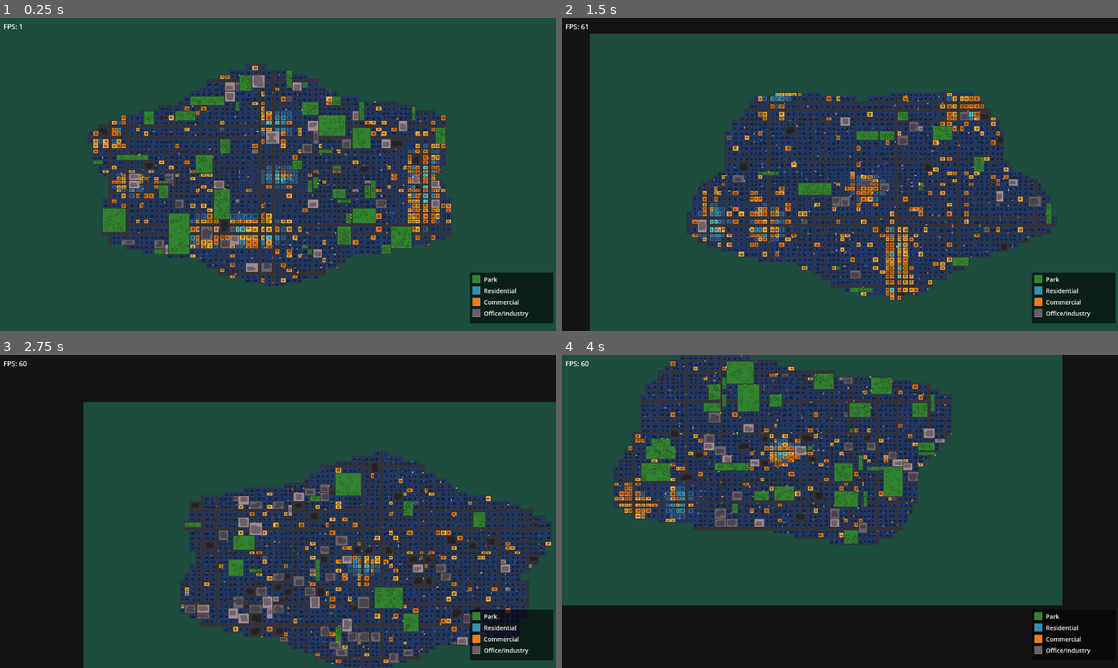
Above: before the commit, frames 1-4 (two rows, left to right).
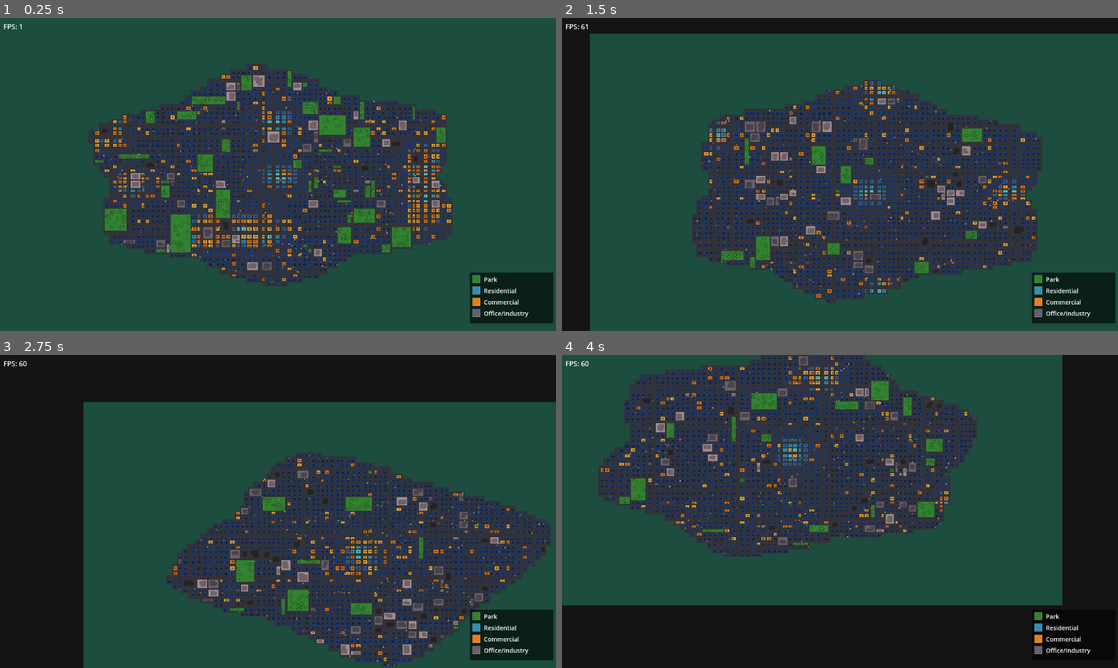
Above: after the commit, the same moments.

Repository: estebanm123/transit
Game: Godot game, scene res://Main.tscn
Same seed, same stepped clock (60 frames per second), same inputs: the game is played once before the commit and once after it.
Inputs (mouse positions are in pixels of both pictures, inside the frame that each line leads up to):
- Up to frame 1 (0.25 s): no input
- Up to frame 2 (1.5 s): tap Enter at 0.5 s; move the mouse to (962, 158) at 0.52 s; tap R at 0.6 s; click (962, 158) at 0.67 s; drag from (728, 190) to (812, 237) at 1.27 s
- Up to frame 3 (2.75 s): move the mouse to (333, 442) at 2.02 s; tap R at 2.1 s; click (333, 442) at 2.17 s
- Up to frame 4 (4 s): drag from (812, 574) to (673, 464) at 2.77 s; move the mouse to (1006, 558) at 3.52 s; tap R at 3.6 s; click (1006, 558) at 3.67 s

The runs differ from the first frame. In frame 1, 15% of the frame differs, in the area x 15-82%, y 14-86%; in frame 2, 26%, in the area x 22-89%, y 20-92%; in frame 3, 24%; in frame 4, 25%.

Commit message:
Car fixes

Diff:
--- a/City.gd
+++ b/City.gd
@@ -7,9 +7,9 @@
 const Rows: int = 60
 const StreetW: int = 14
 
-const WArterial: float = 8.0
-const WCollector: float = 4.0
-const WLocal: float = 1.5
+const WArterial: float = 10.1
+const WCollector: float = 6.1
+const WLocal: float = 3.6
 
 const CCountryside: Color = Palette.CGreenDark
 const CStreet: Color = Palette.CGrayDeep
--- a/Traffic.gd
+++ b/Traffic.gd
@@ -1,9 +1,9 @@
 class_name Traffic extends RefCounted
 
 const CarCount: int = 200
-const CarSpeedMin: float = 12.5
-const CarSpeedMax: float = 27.5
-const CarLength: float = 3.5
+const CarSpeedMin: float = 4.25
+const CarSpeedMax: float = 9.35
+const CarLength: float = 2.8
 const CarWidth: float = 1.8
 
 const CarColors: Array[Color] = [
@@ -20,6 +20,8 @@
 const PhaseEW: int = 1
 const StopOffset: float = CarLength * 2.0
 const BrakingDistance: float = 18.0
+
+const ArterialSpeedMultiplier: float = 2.0
 
 const ZoneWeights: Dictionary = {
     Zone.Park: 2,
@@ -241,7 +243,9 @@
     var forward: Vector2 = (segEnd - segStart) / segLength
     var streetWidth: float = city.horzStreetWidths[fromHorzStreet] \
             if isHorizontalSegment else city.vertStreetWidths[fromVertStreet]
-    var desiredSpeed: float = _rng.randf_range(CarSpeedMin, CarSpeedMax)
+    var baseSpeed: float = _rng.randf_range(CarSpeedMin, CarSpeedMax)
+    var speedMult: float = ArterialSpeedMultiplier if streetWidth >= City.WArterial else 1.0
+    var desiredSpeed: float = baseSpeed * speedMult
 
     return {
         "fromVertStreet": fromVertStreet,
@@ -249,6 +253,7 @@
         "toVertStreet": toVertStreet,
         "toHorzStreet": toHorzStreet,
         "progress": _rng.randf(),
+        "baseSpeed": baseSpeed,
         "desiredSpeed": desiredSpeed,
         "currentSpeed": desiredSpeed,
         "segLength": segLength,
@@ -260,6 +265,7 @@
         "goalTile": Vector2i(0, 0),
         "goalIntersection": Vector2i(0, 0),
         "goalHops": 0,
+        "segmentHistory": [],
     }
 
 
@@ -349,10 +355,26 @@
     var streetWidth: float = city.horzStreetWidths[arrivedHorzStreet] \
             if isHorizontalSegment else city.vertStreetWidths[arrivedVertStreet]
     car.laneOffset = _calcLaneOffset(car.forward, streetWidth)
+    car.desiredSpeed = car.baseSpeed \
+            * (ArterialSpeedMultiplier if streetWidth >= City.WArterial else 1.0)
 
     car.progress = overflow / car.segLength
 
     _insertIntoSegment(car)
+
+    var seg := Vector4i(car.fromVertStreet, car.fromHorzStreet,
+            car.toVertStreet, car.toHorzStreet)
+    car.segmentHistory.append(seg)
+    if car.segmentHistory.size() > 8:
+        car.segmentHistory.pop_front()
+    if car.segmentHistory.size() == 8:
+        var looping: bool = true
+        for i in range(4):
+            if car.segmentHistory[i] != car.segmentHistory[i + 4]:
+                looping = false
+                break
+        if looping:
+            _assignGoal(city, car)
 
 
 func _buildTilesByZone(city: City) -> void:
@@ -390,6 +412,7 @@
 
 
 func _assignGoal(city: City, car: Dictionary) -> void:
+    car.segmentHistory.clear()
     var tile: Vector2i = _pickGoalTile()
     car.goalTile = tile
     var corners: Array[Vector2i] = [
